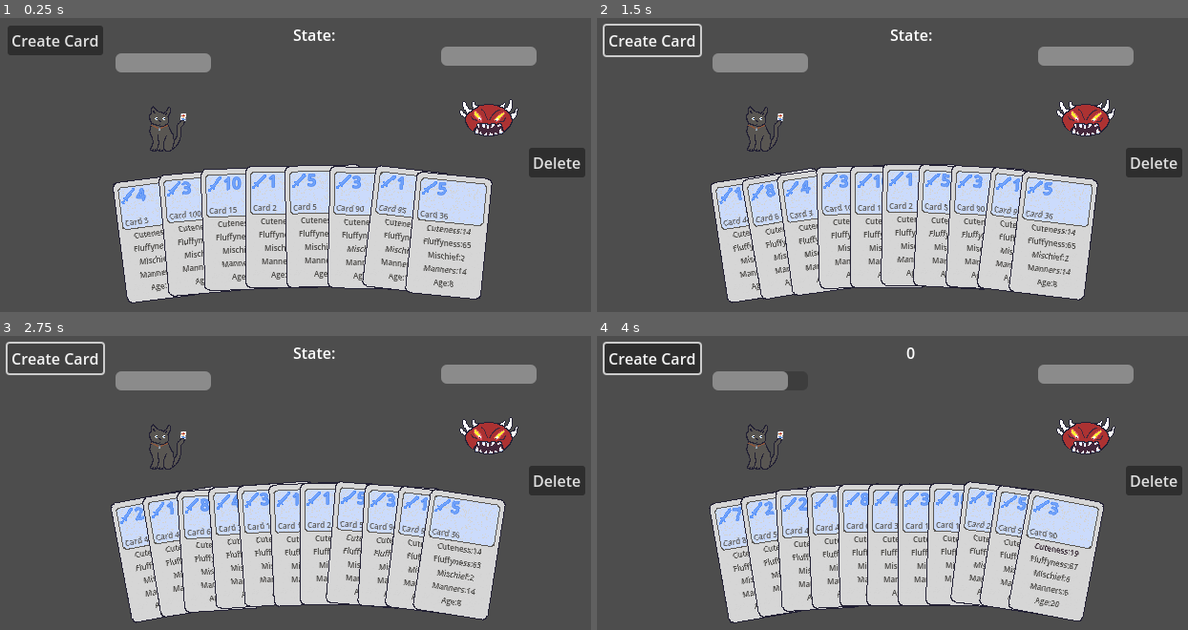
Above: before the commit, frames 1-4 (two rows, left to right).
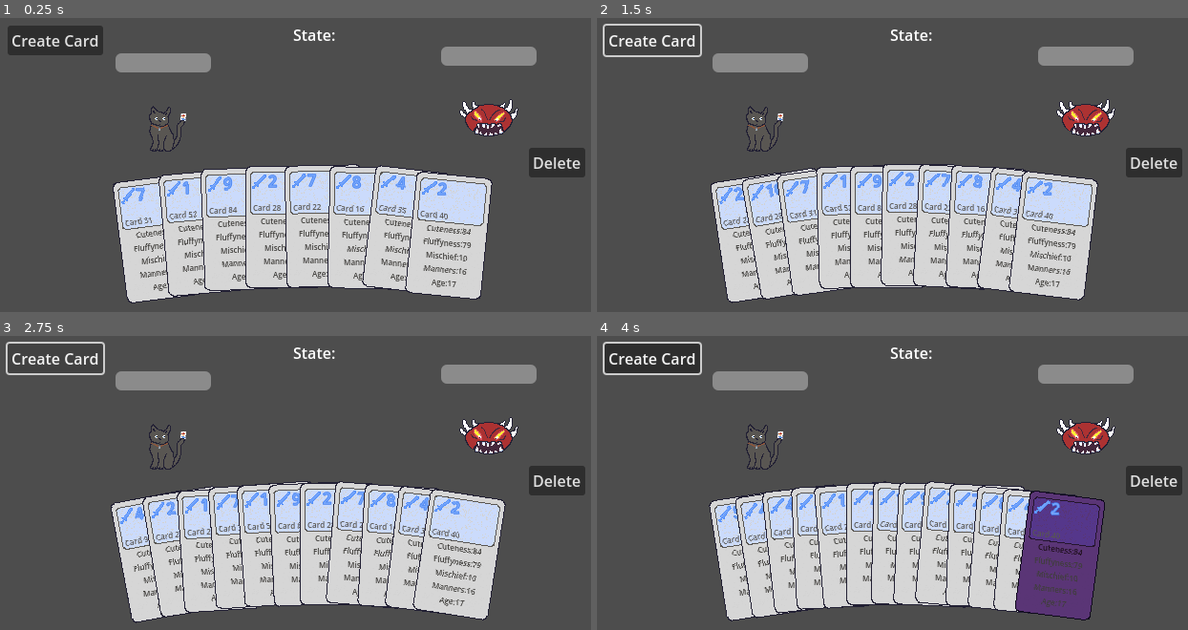
Above: after the commit, the same moments.

Repository: zcbntr/bucinum
Game: Godot game, scene res://scenes/main.tscn
Same seed, same stepped clock (60 frames per second), same inputs: the game is played once before the commit and once after it.
Inputs (mouse positions are in pixels of both pictures, inside the frame that each line leads up to):
- Up to frame 1 (0.25 s): no input
- Up to frame 2 (1.5 s): click "Create Card" at 0.5 s; click "Create Card" at 1.25 s
- Up to frame 3 (2.75 s): click "Create Card" at 2 s
- Up to frame 4 (4 s): tap Enter at 2.75 s; move the mouse to (1063, 518) at 2.77 s; press the mouse at (1063, 518) at 2.78 s; tap Space at 3.5 s; move the mouse to (1063, 547) at 3.52 s; release the mouse at (1063, 547) at 3.53 s; click (1063, 547) at 3.6 s

The runs differ from the first frame. In frame 1, 1.2% of the frame differs, in the area x 22-80%, y 52-94%; in frame 2, 1.1%; in frame 3, 1.1%; in frame 4, 14%, in the area x 18-86%, y 3-98%.

Commit message:
Move to ECS from strictly OOP

Diff:
--- /dev/null
+++ b/scenes/action_component.tscn
@@ -0,0 +1,6 @@
+[gd_scene load_steps=2 format=3 uid="uid://bshwpwy6ko0v"]
+
+[ext_resource type="Script" path="res://scripts/action_component.gd" id="1_1rsbp"]
+
+[node name="ActionComponent" type="Node2D"]
+script = ExtResource("1_1rsbp")
--- a/scenes/card.tscn
+++ /dev/null
@@ -1,89 +0,0 @@
-[gd_scene load_steps=10 format=3 uid="uid://bx5c4krg53dfq"]
-
-[ext_resource type="Texture2D" uid="uid://olm70ph31u5g" path="res://sprites/card-placeholder.png" id="1_epeui"]
-[ext_resource type="Script" path="res://scripts/card.gd" id="1_q183m"]
-[ext_resource type="Texture2D" uid="uid://rdmrhc6lahfq" path="res://sprites/coin-placeholder.png" id="2_gidyd"]
-[ext_resource type="Texture2D" uid="uid://bdiw6mgjloxjw" path="res://sprites/damage-placeholder.png" id="4_wpd2g"]
-[ext_resource type="Script" path="res://scripts/card_action.gd" id="5_n162s"]
-
-[sub_resource type="LabelSettings" id="LabelSettings_6a1tc"]
-font_color = Color(0.984314, 0.94902, 0.211765, 1)
-outline_size = 4
-outline_color = Color(0.580392, 0.564706, 0.25098, 1)
-shadow_size = 0
-
-[sub_resource type="LabelSettings" id="LabelSettings_7huce"]
-font_size = 8
-font_color = Color(0.345098, 0.337255, 0.321569, 1)
-shadow_size = 0
-
-[sub_resource type="LabelSettings" id="LabelSettings_4oqj5"]
-font_color = Color(0.458824, 0.647059, 0.980392, 1)
-outline_size = 3
-outline_color = Color(0.263618, 0.504675, 0.943998, 1)
-
-[sub_resource type="RectangleShape2D" id="RectangleShape2D_hxmh3"]
-size = Vector2(78, 50)
-
-[node name="Card" type="Node2D"]
-script = ExtResource("1_q183m")
-
-[node name="BaseCardSprite" type="Sprite2D" parent="."]
-texture = ExtResource("1_epeui")
-
-[node name="CostDisplay" type="Node2D" parent="."]
-visible = false
-
-[node name="CostBaseSprite" type="Sprite2D" parent="CostDisplay"]
-position = Vector2(25, -48)
-texture = ExtResource("2_gidyd")
-
-[node name="CostLbl" type="Label" parent="CostDisplay"]
-offset_left = -3.0
-offset_top = -60.0
-offset_right = 17.0
-offset_bottom = -37.0
-text = "3"
-label_settings = SubResource("LabelSettings_6a1tc")
-horizontal_alignment = 2
-
-[node name="NameDisplay" type="Node2D" parent="."]
-
-[node name="NameLbl" type="Label" parent="NameDisplay"]
-offset_left = -32.0
-offset_top = -26.0
-offset_right = 28.0
-offset_bottom = -13.0
-text = "Card Name"
-label_settings = SubResource("LabelSettings_7huce")
-
-[node name="CardImage" type="Node2D" parent="."]
-position = Vector2(0, -38)
-
-[node name="CardImageSprite" type="Sprite2D" parent="CardImage"]
-
-[node name="DamageDisplay" type="Node2D" parent="."]
-
-[node name="DamageLbl" type="Label" parent="DamageDisplay"]
-offset_left = -16.0
-offset_top = -60.0
-offset_right = 4.0
-offset_bottom = -37.0
-text = "2"
-label_settings = SubResource("LabelSettings_4oqj5")
-
-[node name="DamageBaseSprite" type="Sprite2D" parent="DamageDisplay"]
-position = Vector2(-25, -48)
-texture = ExtResource("4_wpd2g")
-
-[node name="ClickableArea" type="Area2D" parent="."]
-
-[node name="CollisionShape2D" type="CollisionShape2D" parent="ClickableArea"]
-position = Vector2(0, -38)
-shape = SubResource("RectangleShape2D_hxmh3")
-
-[node name="CardAction" type="Node2D" parent="."]
-script = ExtResource("5_n162s")
-
-[connection signal="mouse_entered" from="ClickableArea" to="." method="_on_clickable_area_mouse_entered"]
-[connection signal="mouse_exited" from="ClickableArea" to="." method="_on_clickable_area_mouse_exited"]
--- a/scenes/playable_card.tscn
+++ b/scenes/card_object.tscn
@@ -1,10 +1,9 @@
-[gd_scene load_steps=10 format=3 uid="uid://31ljedv5mxl0"]
+[gd_scene load_steps=9 format=3 uid="uid://bx5c4krg53dfq"]
 
-[ext_resource type="Script" path="res://scripts/playable_card.gd" id="1_1fc6c"]
-[ext_resource type="Texture2D" uid="uid://olm70ph31u5g" path="res://sprites/card-placeholder.png" id="2_t1cyv"]
-[ext_resource type="Texture2D" uid="uid://rdmrhc6lahfq" path="res://sprites/coin-placeholder.png" id="3_nknmf"]
-[ext_resource type="Texture2D" uid="uid://bdiw6mgjloxjw" path="res://sprites/damage-placeholder.png" id="4_exbba"]
-[ext_resource type="Script" path="res://scripts/card_action.gd" id="5_i37si"]
+[ext_resource type="Script" path="res://scripts/card_object.gd" id="1_wshl8"]
+[ext_resource type="Texture2D" uid="uid://olm70ph31u5g" path="res://sprites/card-placeholder.png" id="2_xq6cf"]
+[ext_resource type="Texture2D" uid="uid://rdmrhc6lahfq" path="res://sprites/coin-placeholder.png" id="3_xwi7l"]
+[ext_resource type="Texture2D" uid="uid://bdiw6mgjloxjw" path="res://sprites/damage-placeholder.png" id="4_gsycv"]
 
 [sub_resource type="LabelSettings" id="LabelSettings_6a1tc"]
 font_color = Color(0.984314, 0.94902, 0.211765, 1)
@@ -25,18 +24,18 @@
 [sub_resource type="RectangleShape2D" id="RectangleShape2D_hxmh3"]
 size = Vector2(78, 50)
 
-[node name="PlayableCard" type="Node2D"]
-script = ExtResource("1_1fc6c")
+[node name="Card" type="Node2D"]
+script = ExtResource("1_wshl8")
 
 [node name="BaseCardSprite" type="Sprite2D" parent="."]
-texture = ExtResource("2_t1cyv")
+texture = ExtResource("2_xq6cf")
 
 [node name="CostDisplay" type="Node2D" parent="."]
 visible = false
 
 [node name="CostBaseSprite" type="Sprite2D" parent="CostDisplay"]
 position = Vector2(25, -48)
-texture = ExtResource("3_nknmf")
+texture = ExtResource("3_xwi7l")
 
 [node name="CostLbl" type="Label" parent="CostDisplay"]
 offset_left = -3.0
@@ -82,8 +81,6 @@
 position = Vector2(0, -38)
 shape = SubResource("RectangleShape2D_hxmh3")
 
-[node name="CardAction" type="Node2D" parent="."]
-script = ExtResource("5_i37si")
-
+[connection signal="input_event" from="ClickableArea" to="." method="_on_clickable_area_input_event"]
 [connection signal="mouse_entered" from="ClickableArea" to="." method="_on_clickable_area_mouse_entered"]
 [connection signal="mouse_exited" from="ClickableArea" to="." method="_on_clickable_area_mouse_exited"]
--- a/scenes/main.tscn
+++ b/scenes/main.tscn
@@ -135,9 +135,8 @@
 horizontal_alignment = 1
 
 [node name="Shop" parent="." instance=ExtResource("5_4k7ct")]
+upgrades = []
 
 [connection signal="pressed" from="CanvasLayer/RoundWonOverlay/ContinueButton" to="." method="_on_continue_button_pressed"]
-[connection signal="category_clicked" from="GameScreen/PlayerCharacter" to="." method="_on_player_character_category_clicked"]
 [connection signal="pressed" from="PlayUI/DeleteButton" to="." method="_on_delete_card_button_pressed"]
 [connection signal="pressed" from="PlayUI/CreateCardButton" to="." method="_on_create_card_button_pressed"]
-[connection signal="exit_shop_pressed" from="Shop" to="." method="_on_shop_exit_shop_pressed"]
--- /dev/null
+++ b/scenes/playable_component.tscn
@@ -0,0 +1,6 @@
+[gd_scene load_steps=2 format=3 uid="uid://31ljedv5mxl0"]
+
+[ext_resource type="Script" path="res://scripts/playable_component.gd" id="1_qgi8n"]
+
+[node name="PlayableCard" type="Node2D"]
+script = ExtResource("1_qgi8n")
--- /dev/null
+++ b/scripts/action_component.gd
@@ -0,0 +1,23 @@
+class_name ActionComponent extends Node2D
+
+func _enter_tree() -> void:
+	assert(owner is CardObject)
+	owner.set_meta(&"ActionComponent", self)
+
+func _exit_tree() -> void:
+	owner.remove_meta(&"ActionComponent")
+
+
+# Called when the node enters the scene tree for the first time.
+func _ready() -> void:
+	pass # Replace with function body.
+
+
+# Called every frame. 'delta' is the elapsed time since the previous frame.
+func _process(delta: float) -> void:
+	pass
+
+
+func activate(game_state: Dictionary) -> void:
+#	Do the action associated e.g. increase stats of next card played
+	pass
--- a/scripts/card_action.gd
+++ /dev/null
@@ -1,17 +0,0 @@
-extends Node2D
-
-@onready var card: Card = $".."
-
-# Called when the node enters the scene tree for the first time.
-func _ready() -> void:
-	pass # Replace with function body.
-
-
-# Called every frame. 'delta' is the elapsed time since the previous frame.
-func _process(_delta: float) -> void:
-	pass
-
-
-func activate(game_state: Dictionary) -> void:
-	game_state.get("caster").spend_cards(1)
-	game_state.get("targets")[0].take_damage(card.card_damage)
--- a/scripts/card.gd
+++ b/scripts/card_object.gd
@@ -1,12 +1,16 @@
-class_name Card extends Node2D
-
-signal mouse_entered(card: Card)
-signal mouse_exited(card: Card)
-signal category_hovered(category: String, card: Card)
-signal category_unhovered(card: Card)
-
-const card_scene: PackedScene = preload("res://scenes/card.tscn")
-const card_category_display_scene: PackedScene = preload("res://scenes/card_category_display.tscn")
+class_name CardObject extends Node2D
+
+signal mouse_entered(card: CardObject)
+signal mouse_exited(card: CardObject)
+signal category_hovered(category: String, card: CardObject)
+signal category_unhovered(card: CardObject)
+signal card_clicked(card: CardObject)
+
+static var card_scene: PackedScene = preload("res://scenes/card_object.tscn")
+static var card_category_display_scene: PackedScene = preload("res://scenes/card_category_display.tscn")
+
+static var playable_component_scene: PackedScene = preload("res://scenes/playable_component.tscn")
+static var action_component_scene: PackedScene = preload("res://scenes/action_component.tscn")
 
 @export var stats: Dictionary = {
 	"Cuteness": 99,
@@ -32,12 +36,38 @@
 @onready var clickable_collision_area: CollisionShape2D = $ClickableArea/CollisionShape2D
 @onready var action: Node2D = $CardAction
 
-static func new_card(_name: String, _description: String, _cost: int, _damage: int, _stats: Dictionary) -> Card:
-	var card: Card = card_scene.instantiate()
+static func new_card(_name: String, _description: String, _cost: int, _damage: int, _stats: Dictionary) -> CardObject:
+	var card: CardObject = card_scene.instantiate()
 
 	card.set_values(_name, _description, _cost, _damage, _stats)
 
 	return card
+
+
+static func generate_random_card() -> CardObject:
+	var rng = RandomNumberGenerator.new()
+	var card_name = "Card " + str(rng.randi_range(1, 100))
+	var cost = rng.randi_range(1, 10)
+	var damage = rng.randi_range(1, 10)
+	var stats: Dictionary = {
+		"Cuteness": rng.randi_range(1, 100),
+		"Fluffyness": rng.randi_range(1, 100),
+		"Mischief": rng.randi_range(1, 10),
+		"Manners": rng.randi_range(1, 20),
+		"Age": rng.randi_range(1, 22)
+	}
+
+	var card = CardObject.new_card(card_name, "", cost, damage, stats)
+	return card
+
+
+func make_playable() -> void:
+	var playable_component: PlayableComponent = playable_component_scene.instantiate()
+	add_child(playable_component)
+
+func make_actionable() -> void:
+	var action_component: ActionComponent = action_component_scene.instantiate()
+	add_child(action_component)
 
 
 # Called when the node enters the scene tree for the first time.
@@ -174,3 +204,8 @@
 	if (hovered_category == _category):
 		hovered_category = ""
 		category_unhovered.emit(self)
+
+
+func _on_clickable_area_input_event(viewport: Node, event: InputEvent, shape_idx: int) -> void:
+	if event.is_action_pressed("mouse_click"):
+		card_clicked.emit(self)
--- a/scripts/character.gd
+++ b/scripts/character.gd
@@ -9,19 +9,19 @@
 
 @onready var hand: Hand = $Hand
 
-func remove_selected_cards() -> Array[PlayableCard]:
+func remove_selected_cards() -> Array[CardObject]:
 	return hand.remove_selected_cards()
 
 func hand_is_empty() -> bool:
 	return hand.is_empty()
 
-func get_top_card() -> PlayableCard:
+func get_top_card() -> CardObject:
 	return hand.get_top_card()
 
-func remove_top_card() -> PlayableCard:
+func remove_top_card() -> CardObject:
 	return hand.remove_top_card()
 
-func add_card_to_hand(_card: PlayableCard) -> void:
+func add_card_to_hand(_card: CardObject) -> void:
 	hand.add_card(_card)
 
 func set_health_values(_max_health: int, _health: int) -> void:
--- a/scripts/enemy_character.gd
+++ b/scripts/enemy_character.gd
@@ -1,6 +1,6 @@
 class_name EnemyCharacter extends Character
 
-func play_turn() -> Card:
+func play_turn() -> CardObject:
 	return hand.remove_top_card()
 
 # Called when the node enters the scene tree for the first time.
--- a/scripts/game_controller.gd
+++ b/scripts/game_controller.gd
@@ -15,12 +15,29 @@
 	TIE
 }
 
-@onready var current_state: GameState = GameState.PLAYER_TURN
-@onready var comparison_history: Array[ComparisonResult]
+static var current_state: GameState = GameState.PLAYER_TURN
+static var comparison_history: Array[ComparisonResult]
 
-var money: int = 0
+static var player_hand: Hand
+static var enemy_hand: Hand
+static var money: int = 0
 
-func transition(next_state: GameState):
+static func get_player_hand() -> Hand:
+	return player_hand
+
+static func add_card_to_player_hand(_card: CardObject) -> void:
+	player_hand.add_card(_card)
+
+static func remove_card_from_player_hand(_card: CardObject) -> void:
+	player_hand.remove_card(player_hand.find(_card))
+
+static func add_card_to_enemy_hand(_card: CardObject) -> void:
+	enemy_hand.add_card(_card)
+
+static func remove_card_from_enemy_hand(_card: CardObject) -> void:
+	enemy_hand.remove_card(enemy_hand.find(_card))
+
+static func transition(next_state: GameState):
 	current_state = next_state
 	match current_state:
 		GameState.PLAYER_TURN:
@@ -36,30 +53,30 @@
 		GameState.SHOP:
 			pass
 
-func get_prev_comparison_result() -> ComparisonResult:
+static func get_prev_comparison_result() -> ComparisonResult:
 	return comparison_history.front()
 
-func push_comparison_result(_result: ComparisonResult) -> void:
+static func push_comparison_result(_result: ComparisonResult) -> void:
 	comparison_history.push_front(_result)
 
-static func compare_cards(_category: String, _player_card: Card, _enemy_card: Card) -> GameController.ComparisonResult:
+static func compare_cards(_category: String, _player_card: CardObject, _enemy_card: CardObject) -> GameController.ComparisonResult:
 	if _player_card.stats.get(_category) > _enemy_card.stats.get(_category):
-		return GameController.ComparisonResult.PLAYER_WIN
+		return ComparisonResult.PLAYER_WIN
 	elif _player_card.stats.get(_category) < _enemy_card.stats.get(_category):
-		return GameController.ComparisonResult.ENEMY_WIN
+		return ComparisonResult.ENEMY_WIN
 	else:
-		return GameController.ComparisonResult.TIE
+		return ComparisonResult.TIE
 
-func add_money(_amount: int) -> void:
+static func add_money(_amount: int) -> void:
 	money += _amount
 
-func set_money(_amount: int) -> void:
+static func set_money(_amount: int) -> void:
 	money = _amount
 
-func remove_money(_amount: int) -> void:
+static func remove_money(_amount: int) -> void:
 	money -= _amount
 
-func get_money() -> int:
+static func get_money() -> int:
 	return money
 
 # Called when the node enters the scene tree for the first time.
--- a/scripts/hand.gd
+++ b/scripts/hand.gd
@@ -5,9 +5,7 @@
 const X_VAR: int = 4
 const Y_VAR: int = 4
 
-@onready var playable_card_scene: PackedScene = preload("res://scenes/playable_card.tscn")
-
-signal category_clicked(category: String, card: PlayableCard)
+signal category_clicked(category: String, card: CardObject)
 
 @export var hand_radius: int = 1000
 # Cards only spread in 20 degree arc
@@ -18,17 +16,17 @@
 @onready var collision_shape: CollisionShape2D = $DebugCircle
 
 var hovered_category: String
-var hovered_category_card: PlayableCard
-var cards: Array[PlayableCard] = []
-var cards_touched: Array[PlayableCard] = []
+var hovered_category_card: CardObject
+var cards: Array[CardObject] = []
+var cards_touched: Array[CardObject] = []
 var categories_of_cards_touched: Dictionary
-var cards_selected: Array[PlayableCard] = []
+var cards_selected: Array[CardObject] = []
 
 func is_empty() -> bool:
 	return cards.is_empty()
 
 # Removes card at front of queue - right most card in hand
-func remove_top_card() -> PlayableCard:
+func remove_top_card() -> CardObject:
 	if (is_empty()):
 		return null
 
@@ -36,14 +34,14 @@
 	remove_card(0)
 	return card
 
-func get_top_card() -> PlayableCard:
+func get_top_card() -> CardObject:
 	if (is_empty()):
 		return null
 
 	return cards[0]
 
 # Physically add card to hand, positionally sort cards
-func add_card(_card: PlayableCard):
+func add_card(_card: CardObject):
 	cards.push_back(_card)
 	add_child(_card)
 
@@ -54,7 +52,7 @@
 	fan_cards()
 
 # Remove card by index from hand, positionally sort cards
-func remove_card(_index: int) -> PlayableCard:
+func remove_card(_index: int) -> CardObject:
 	var removing_card = cards[_index]
 
 	var touched_card_index = cards_touched.find(removing_card)
@@ -75,8 +73,8 @@
 
 	return removing_card
 
-func remove_selected_cards() -> Array[PlayableCard]:
-	var removing_cards: Array[PlayableCard] = []
+func remove_selected_cards() -> Array[CardObject]:
+	var removing_cards: Array[CardObject] = []
 
 	while !cards_selected.is_empty():
 		var card_index = cards.find(cards_selected[0])
@@ -102,7 +100,7 @@
 
 	return Vector2(int(x), int(y))
 
-func _update_card_transform(card: Card, _angle_in_deg: float):
+func _update_card_transform(card: CardObject, _angle_in_deg: float):
 #	Random variation
 	var rng = RandomNumberGenerator.new()
 	var x_offset = rng.randf_range(-0.5 * X_VAR, 0.5 * X_VAR)
@@ -112,10 +110,10 @@
 	card.set_position(get_card_position(_angle_in_deg) + Vector2(int(x_offset), int(y_offset)))
 	card.set_rotation(deg_to_rad(_angle_in_deg + 90 + rot_offset))
 
-func _handle_card_touched(_card: PlayableCard) -> void:
+func _handle_card_touched(_card: CardObject) -> void:
 	cards_touched.push_back(_card)
 
-func _handle_card_untouched(_card: PlayableCard) -> void:
+func _handle_card_untouched(_card: CardObject) -> void:
 	cards_touched.remove_at(cards_touched.find(_card))
 
 # Called when the node enters the scene tree for the first time.
@@ -192,21 +190,21 @@
 	hovered_category_card = cards[lowest_card_category_touched_index]
 
 
-func _handle_card_hovered(card: PlayableCard) -> void:
+func _handle_card_hovered(card: CardObject) -> void:
 	cards_touched.push_back(card)
 	update_hovered_card()
 
 
-func _handle_card_unhovered(card: PlayableCard) -> void:
+func _handle_card_unhovered(card: CardObject) -> void:
 	cards_touched.remove_at(cards_touched.find(card))
 	update_hovered_card()
 
 
-func _handle_card_category_hovered(category: String, card: PlayableCard) -> void:
+func _handle_card_category_hovered(category: String, card: CardObject) -> void:
 	categories_of_cards_touched.get_or_add(card, category)
 	update_selected_category()
 
 
-func _handle_card_category_unhovered(card: PlayableCard) -> void:
+func _handle_card_category_unhovered(card: CardObject) -> void:
 	categories_of_cards_touched.erase(card)
 	update_selected_category()
--- a/scripts/main.gd
+++ b/scripts/main.gd
@@ -1,6 +1,6 @@
 extends Node2D
 
-@onready var card_scene: PackedScene = preload("res://scenes/card.tscn")
+@onready var card_scene: PackedScene = preload("res://scenes/card_object.tscn")
 
 @export var player_character: Character
 @export var enemy_character: Character
@@ -19,7 +19,7 @@
 
 #	Give player their initial cards
 	for n in 8:
-		player_character.add_card_to_hand(generate_random_playable_card())
+		player_character.add_card_to_hand(generate_random_card())
 
 func load_player() -> void:
 	player_character = $GameScreen/PlayerCharacter
@@ -30,7 +30,7 @@
 	enemy_character = $GameScreen/EnemyCharacter
 	enemy_character.set_health_values(15, 15)
 	for n in 8:
-		enemy_character.add_card_to_hand(generate_random_playable_card())
+		enemy_character.add_card_to_hand(generate_random_card())
 
 # Called every frame. 'delta' is the elapsed time since the previous frame.
 func _process(_delta: float) -> void:
@@ -105,7 +105,7 @@
 	transition_game_state()
 
 
-func play_player_card(_category: String, _card: Card) -> void:
+func play_player_card(_category: String, _card: CardObject) -> void:
 	if (!player_character.hand_is_empty()):
 
 #		If player has no cards then the enemy just plays theirs
@@ -161,13 +161,13 @@
 
 
 func _on_create_card_button_pressed() -> void:
-	var card = generate_random_playable_card()
+	var card = generate_random_card()
 	player_character.add_card_to_hand(card)
 
 func _on_delete_card_button_pressed() -> void:
 	player_character.remove_selected_cards()
 
-func generate_random_playable_card() -> PlayableCard:
+func generate_random_card() -> CardObject:
 	var rng = RandomNumberGenerator.new()
 	var cardName = rng.randi_range(1, 100)
 	var cost = rng.randi_range(1, 10)
@@ -180,11 +180,11 @@
 		"Age": rng.randi_range(1, 22)
 	}
 
-	var card: PlayableCard = PlayableCard.new_card("Card " + str(cardName), "Card Description", cost, damage, stats)
+	var card: CardObject = CardObject.new_card("Card " + str(cardName), "Card Description", cost, damage, stats)
 	return card
 
 
-func _on_player_character_category_clicked(category: String, card: PlayableCard) -> void:
+func _on_player_character_category_clicked(category: String, card: CardObject) -> void:
 	if game_controller.current_state == GameController.GameState.PLAYER_TURN:
 		if card == player_character.get_top_card():
 			play_player_card(category, player_character.remove_top_card())
--- a/scripts/playable_card.gd
+++ /dev/null
@@ -1,27 +0,0 @@
-class_name PlayableCard extends Card
-
-const playable_card_scene: PackedScene = preload("res://scenes/playable_card.tscn")
-
-static func new_card(_name: String, _description: String, _cost: int, _damage: int, _stats: Dictionary) -> PlayableCard:
-	var card: Card = playable_card_scene.instantiate()
-
-	card.set_values(_name, _description, _cost, _damage, _stats)
-
-	return card
-
-
-# Called when the node enters the scene tree for the first time.
-func _ready() -> void:
-	super()
-	set_clickable_area_size(Vector2(78, 50))
-
-	pass # Replace with function body.
-
-
-# Called every frame. 'delta' is the elapsed time since the previous frame.
-func _process(_delta: float) -> void:
-	pass
-
-
-func activate(game_state: Dictionary):
-	action.activate(game_state)
--- /dev/null
+++ b/scripts/playable_component.gd
@@ -0,0 +1,18 @@
+class_name PlayableComponent extends Node2D
+
+func _enter_tree() -> void:
+#	This component can only be a child of a CardObject
+	assert(owner is CardObject)
+	owner.set_meta(&"PlayableComponent", self)
+
+func _exit_tree() -> void:
+	owner.remove_meta(&"PlayableComponent")
+
+# Called when the node enters the scene tree for the first time.
+func _ready() -> void:
+	owner.set_clickable_area_size(Vector2(78, 50))
+
+
+# Called every frame. 'delta' is the elapsed time since the previous frame.
+func _process(_delta: float) -> void:
+	pass
--- a/scripts/player_character.gd
+++ b/scripts/player_character.gd
@@ -1,6 +1,6 @@
 class_name PlayerCharacter extends Character
 
-signal category_clicked(category: String, card: Card)
+signal category_clicked(category: String, card: CardObject)
 
 # Called when the node enters the scene tree for the first time.
 func _ready() -> void:
@@ -12,5 +12,5 @@
 	pass
 
 
-func _on_hand_category_clicked(category: String, card: PlayableCard) -> void:
+func _on_hand_category_clicked(category: String, card: CardObject) -> void:
 	category_clicked.emit(category, card)
--- a/scripts/shop.gd
+++ b/scripts/shop.gd
@@ -2,12 +2,10 @@
 
 signal exit_shop_pressed
 
-@export var player_money: int = 0
-
-@export var cards: Array[Card]
+@export var cards: Array[CardObject]
 @export var upgrades: Array
 
-@onready var card_scene: PackedScene = preload("res://scenes/card.tscn")
+@onready var card_scene: PackedScene = preload("res://scenes/card_object.tscn")
 
 
 # Called when the node enters the scene tree for the first time.
@@ -17,7 +15,7 @@
 
 # Called every frame. 'delta' is the elapsed time since the previous frame.
 func _process(_delta: float) -> void:
-	$MoneyLbl.set_text("$" + str(player_money))
+	$MoneyLbl.set_text("$" + str(GameController.money))
 
 
 func populate_shop() -> void:
@@ -25,33 +23,17 @@
 	lay_out_cards()
 
 
-func generate_random_card() -> Card:
-	var rng = RandomNumberGenerator.new()
-	var card_name = "Card " + str(rng.randi_range(1, 100))
-	var cost = rng.randi_range(1, 10)
-	var damage = rng.randi_range(1, 10)
-	var stats: Dictionary = {
-		"Cuteness": rng.randi_range(1, 100),
-		"Fluffyness": rng.randi_range(1, 100),
-		"Mischief": rng.randi_range(1, 10),
-		"Manners": rng.randi_range(1, 20),
-		"Age": rng.randi_range(1, 22)
-	}
-
-	var card = Card.new_card(card_name, "", cost, damage, stats)
-	return card
-
-
 func generate_shop_cards() -> void:
-	var generated_cards: Array[Card]
+	var generated_cards: Array[CardObject]
 	for i in range(0, 4):
-		var card = generate_random_card()
+		var card = CardObject.generate_random_card()
 		card.show_cost()
+		card.card_clicked.connect(_on_card_clicked)
 		generated_cards.push_back(card)
 		$CardsSection.add_child(card)
 	cards = generated_cards
 
-func add_card_to_shop(_card: Card) -> void:
+func add_card_to_shop(_card: CardObject) -> void:
 	cards.push_back(_card)
 
 
@@ -62,3 +44,12 @@
 
 func _on_shop_continue_button_pressed() -> void:
 	exit_shop_pressed.emit()
+
+
+func _on_card_clicked(_card: CardObject) -> void:
+#	Add card to deck, decrement money
+	if GameController.get_money() >= _card.card_cost:
+		_card.visible = false
+		cards.remove_at(cards.find(_card))
+		GameController.add_card_to_player_hand(_card)
+		lay_out_cards()
Not shown: 1 places in scenes/card_object.tscn that only renumber resources
